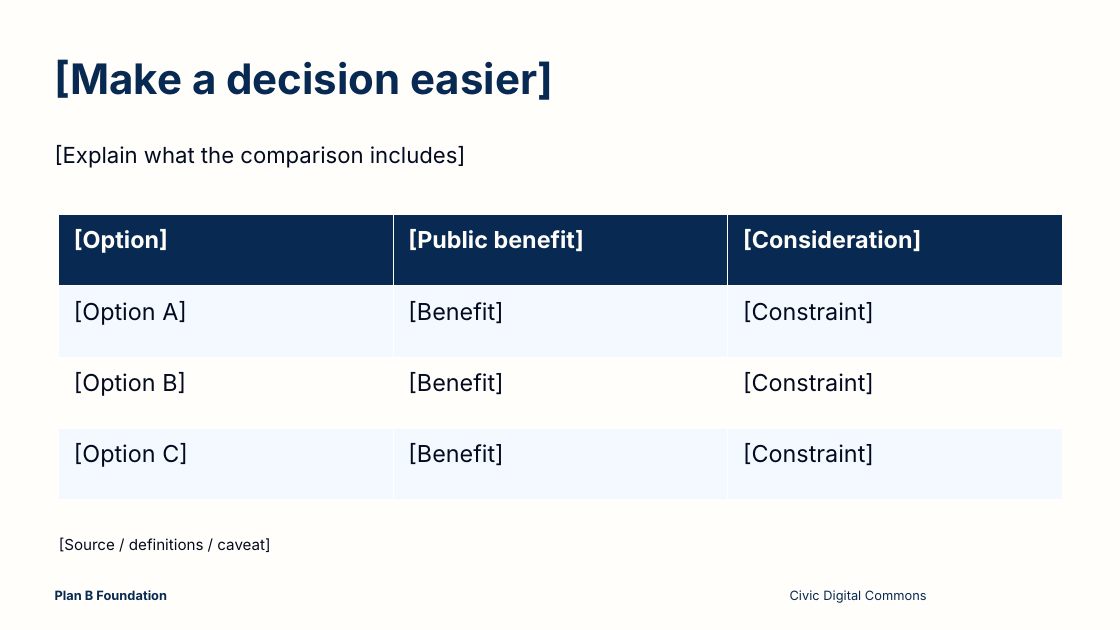
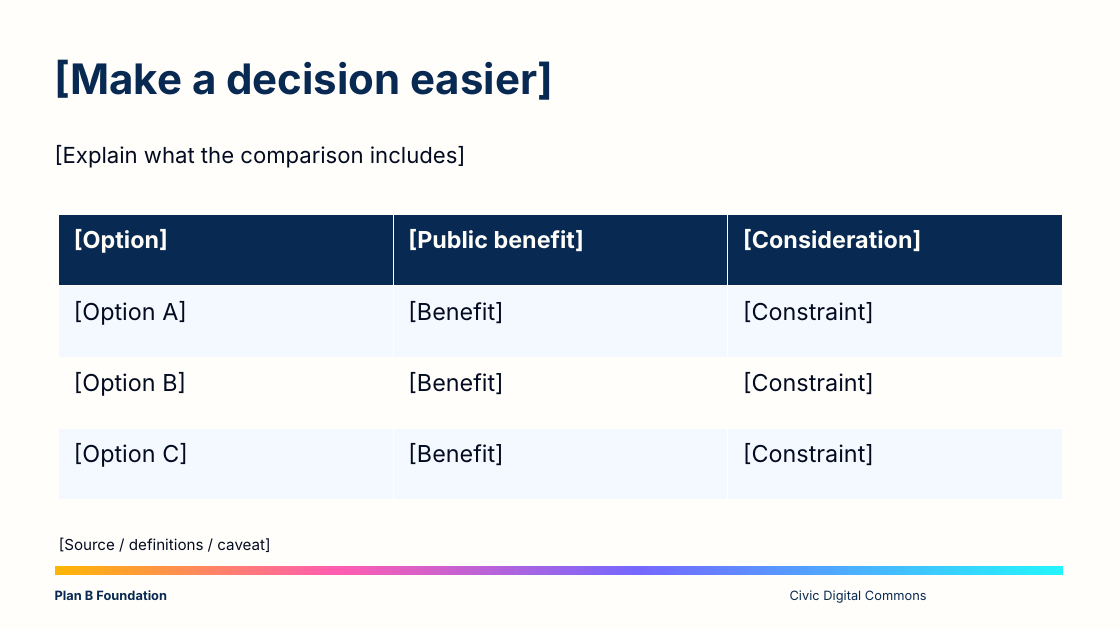
Before and after one commit to LuganoPlanB/branding, a slide deck: slide 7 of slides/planb-starter.pptx. Drawn at 1120x630 pixels with LibreOffice and Linux fonts; fonts in the diff are those of the drawing. Boxes give left, top, right and bottom in pixels: in the first picture for what was removed or moved away, otherwise in the second. Text is boxed around its words. In the diff, an @@ line names an element or a change of style, - is before the commit and + after.

```diff
--- a/slides/planb-starter.pptx
+++ b/slides/planb-starter.pptx
@@ rectangle added at box(55, 566, 1063, 575), fill gradient #FFB604 to #FF5DB1 to #7468FF to #23F5FF @@
```
Also in this commit, not shown: 9 other slides changed, 8 other files.
